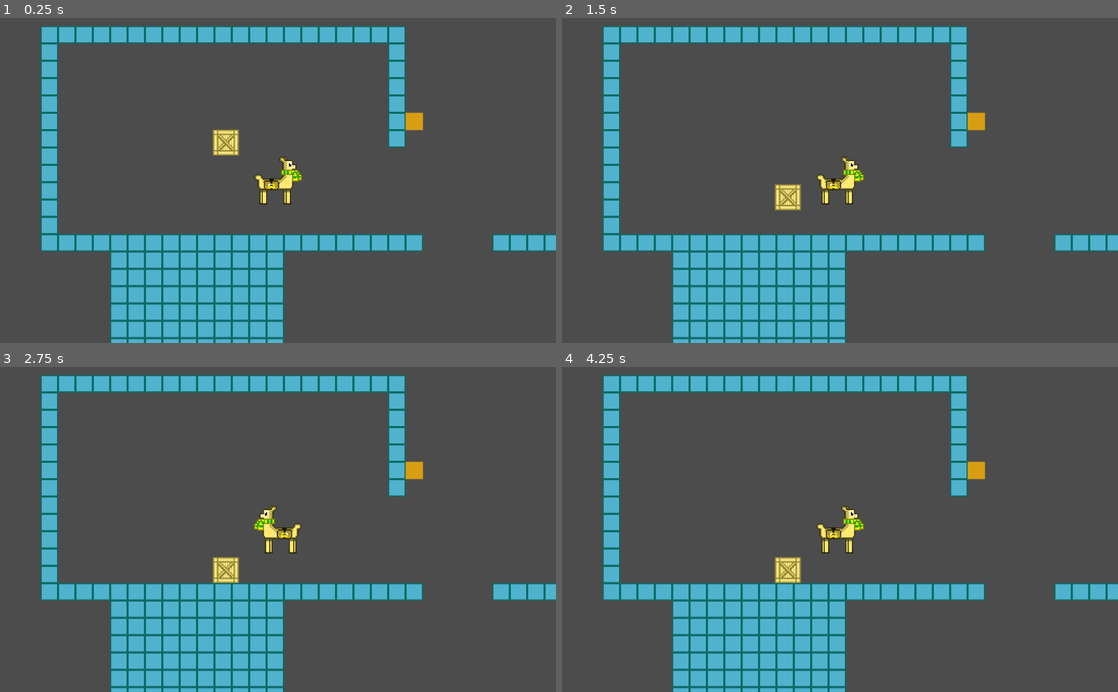
Above: before the commit, frames 1-4 (two rows, left to right).
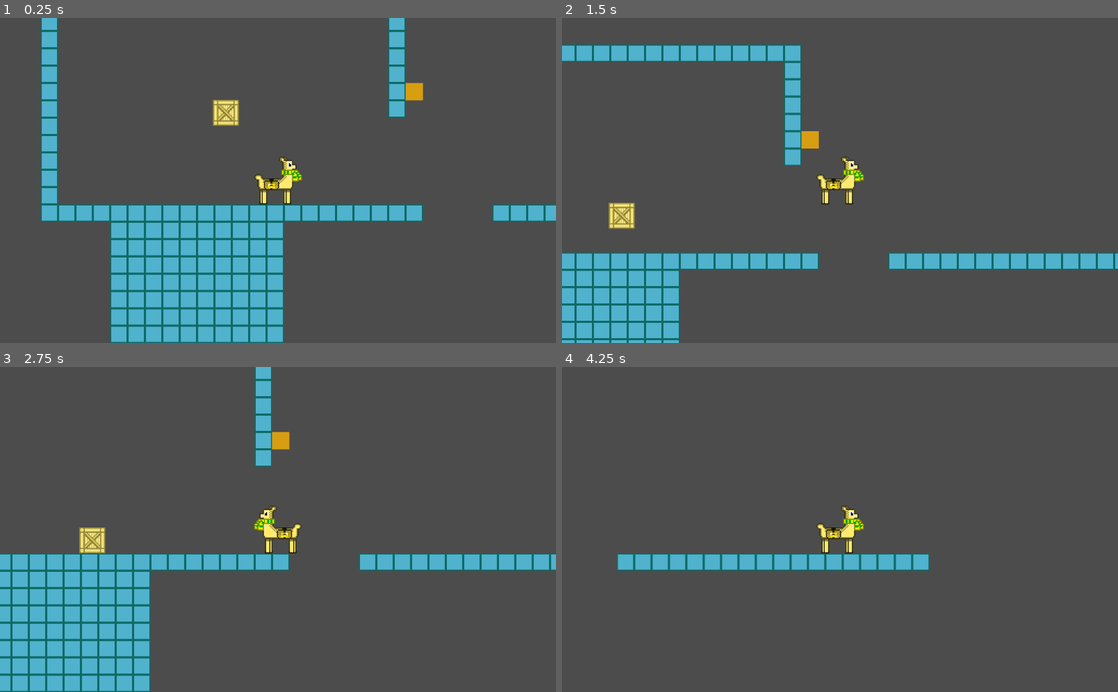
Above: after the commit, the same moments.

Repository: LeoDog896/Llama-Zips
Game: Godot game, scene res://Templates/LevelTemplate.tscn
The game is run twice, just before and just after one commit, with the same random seed, the same clock (stepped at 60 frames per second) and the same inputs.
Inputs (mouse positions are in pixels of both pictures, inside the frame that each line leads up to):
- Up to frame 1 (0.25 s): no input
- Up to frame 2 (1.5 s): tap Enter at 0.5 s; move the mouse to (962, 164) at 0.52 s; hold Up (ui_up) 0.53-1.28 s; hold Right (ui_right) from 0.53 s (still down); move the mouse to (728, 196) at 1.27 s; click (728, 196) at 1.35 s
- Up to frame 3 (2.75 s): tap Up (ui_up) at 1.52, 1.55, 1.82 s; move the mouse to (333, 458) at 2.02 s; release Right (ui_right) at 2.03 s; hold A (ui_left) from 2.03 s (still down); hold Up (ui_up) from 2.03 s (still down)
- Up to frame 4 (4.25 s): move the mouse to (812, 594) at 2.77 s; release A (ui_left) at 2.78 s; release Up (ui_up) at 2.78 s; hold Right (ui_right) from 2.78 s (still down); click (812, 594) at 2.85 s; tap Up (ui_up) at 3.02, 3.05, 3.32 s; move the mouse to (1006, 578) at 3.52 s; hold Up (ui_up) from 3.53 s (still down)

The runs differ from the first frame. In frame 1, 16% of the frame differs, in the area x 7-100%, y 0-100%; in frame 2, 30%; in frame 3, 31%, in the area x 0-100%, y 0-100%; in frame 4, 23%.
Error before the commit: Invalid set index 'frame' (on base: 'KinematicBody2D (Player.gd)') with value of type 'int'. (res://Utils/Scripts/Player.gd:42)

Commit message:
Nice new refactoring

Diff:
--- a/Templates/LevelTemplate.tscn
+++ b/Templates/LevelTemplate.tscn
@@ -23,11 +23,6 @@
 0/tile_mode = 0
 0/occluder_offset = Vector2( 0, 0 )
 0/navigation_offset = Vector2( 0, 0 )
-0/shape_offset = Vector2( 0, 0 )
-0/shape_transform = Transform2D( 1, 0, 0, 1, 0, 0 )
-0/shape = SubResource( 1 )
-0/shape_one_way = false
-0/shape_one_way_margin = 1.0
 0/shapes = [ {
 "autotile_coord": Vector2( 0, 0 ),
 "one_way": false,
@@ -45,11 +40,6 @@
 1/occluder_offset = Vector2( 0, 0 )
 1/occluder = SubResource( 2 )
 1/navigation_offset = Vector2( 0, 0 )
-1/shape_offset = Vector2( 0, 0 )
-1/shape_transform = Transform2D( 1, 0, 0, 1, 0, 0 )
-1/shape = SubResource( 3 )
-1/shape_one_way = false
-1/shape_one_way_margin = 1.0
 1/shapes = [ {
 "autotile_coord": Vector2( 0, 0 ),
 "one_way": false,
--- a/Utils/Player.tscn
+++ b/Utils/Player.tscn
@@ -1,10 +1,35 @@
-[gd_scene load_steps=4 format=2]
+[gd_scene load_steps=8 format=2]
 
 [ext_resource path="res://Utils/Scripts/Player.gd" type="Script" id=1]
 [ext_resource path="res://Walking_llama.png" type="Texture" id=2]
 
 [sub_resource type="RectangleShape2D" id=1]
 extents = Vector2( 22, 22 )
+
+[sub_resource type="AtlasTexture" id=2]
+atlas = ExtResource( 2 )
+region = Rect2( 0, 0, 44, 44 )
+
+[sub_resource type="AtlasTexture" id=3]
+atlas = ExtResource( 2 )
+region = Rect2( 0, 44, 44, 44 )
+
+[sub_resource type="AtlasTexture" id=4]
+atlas = ExtResource( 2 )
+region = Rect2( 0, 0, 44, 44 )
+
+[sub_resource type="SpriteFrames" id=5]
+animations = [ {
+"frames": [ SubResource( 2 ), SubResource( 3 ) ],
+"loop": true,
+"name": "walking",
+"speed": 5.0
+}, {
+"frames": [ SubResource( 4 ) ],
+"loop": true,
+"name": "standing",
+"speed": 5.0
+} ]
 
 [node name="KinematicBody2D" type="KinematicBody2D"]
 scale = Vector2( 2, 2 )
@@ -23,11 +48,9 @@
 drag_margin_right = 1.0
 drag_margin_bottom = 1.0
 
-[node name="Sprite" type="Sprite" parent="."]
-texture = ExtResource( 2 )
-vframes = 2
-
-[node name="AnimationPlayer" type="AnimationPlayer" parent="Sprite"]
-
 [node name="RayCast2D" type="RayCast2D" parent="."]
 enabled = true
+
+[node name="AnimatedSprite" type="AnimatedSprite" parent="."]
+frames = SubResource( 5 )
+animation = "standing"
--- a/Utils/Scripts/Player.gd
+++ b/Utils/Scripts/Player.gd
@@ -6,10 +6,10 @@
 export var gravity : float = 2000
 
 onready var camera    : Camera2D         = get_node("Camera2D")
-onready var sprite    : Sprite           = get_node("Sprite")
+onready var sprite    : AnimatedSprite   = get_node("AnimatedSprite")
 onready var collision : CollisionShape2D = get_node("CollisionShape2D")
+onready var raycast   : RayCast2D        = get_node("RayCast2D")
 
-onready var raycast   : RayCast2D        = get_node("RayCast2D")
 
 var can_jump = true
 var can_fullscreen = true
@@ -19,6 +19,7 @@
 var grapplingPoint
 
 func _ready():
+
 	set_process_input(true)
 
 var player_aim
@@ -26,20 +27,19 @@
 func _physics_process(delta):
 	if isGrappling:
 		player_aim = Vector2(5,5).normalized() * 10
-		print(self.position)
 		self.position = self.position.clamped(self.position + grapplingPoint + Vector2(16,16))
 		move_and_slide(player_aim)
 	else:
 		velocity.y += delta * gravity
 		if Input.is_action_pressed("ui_left"):
 			velocity.x = -speed
-			self.frame = self.frame + 1
+			sprite.play("walking")
 		elif Input.is_action_pressed("ui_right"):
 			velocity.x =  speed
-			self.frame = self.frame + 1
+			sprite.play("walking")
 		else:
 			velocity.x = 0
-			self.frame = 0
+			sprite.play("standing")
 		if Input.is_action_pressed("ui_up") and is_on_floor():
 			velocity.y = -680
 		elif is_on_floor():
--- a/project.godot
+++ b/project.godot
@@ -35,9 +35,11 @@
 , Object(InputEventKey,"resource_local_to_scene":false,"resource_name":"","device":0,"alt":false,"shift":false,"control":false,"meta":false,"command":false,"pressed":false,"scancode":68,"unicode":0,"echo":false,"script":null)
  ]
 }
-jump={
+ui_up={
 "deadzone": 0.5,
-"events": [ Object(InputEventKey,"resource_local_to_scene":false,"resource_name":"","device":0,"alt":false,"shift":false,"control":false,"meta":false,"command":false,"pressed":false,"scancode":32,"unicode":0,"echo":false,"script":null)
+"events": [ Object(InputEventKey,"resource_local_to_scene":false,"resource_name":"","device":0,"alt":false,"shift":false,"control":false,"meta":false,"command":false,"pressed":false,"scancode":16777232,"unicode":0,"echo":false,"script":null)
+, Object(InputEventJoypadButton,"resource_local_to_scene":false,"resource_name":"","device":0,"button_index":12,"pressure":0.0,"pressed":false,"script":null)
+, Object(InputEventKey,"resource_local_to_scene":false,"resource_name":"","device":0,"alt":false,"shift":false,"control":false,"meta":false,"command":false,"pressed":false,"scancode":32,"unicode":0,"echo":false,"script":null)
  ]
 }
 grapple={
